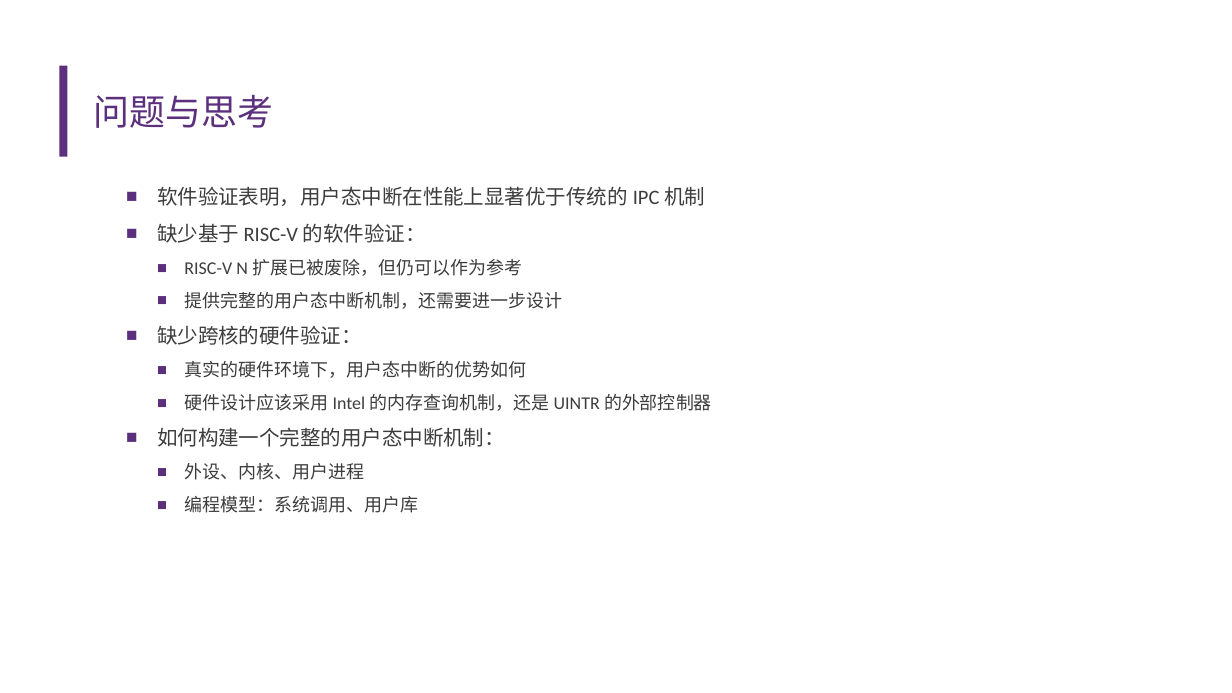
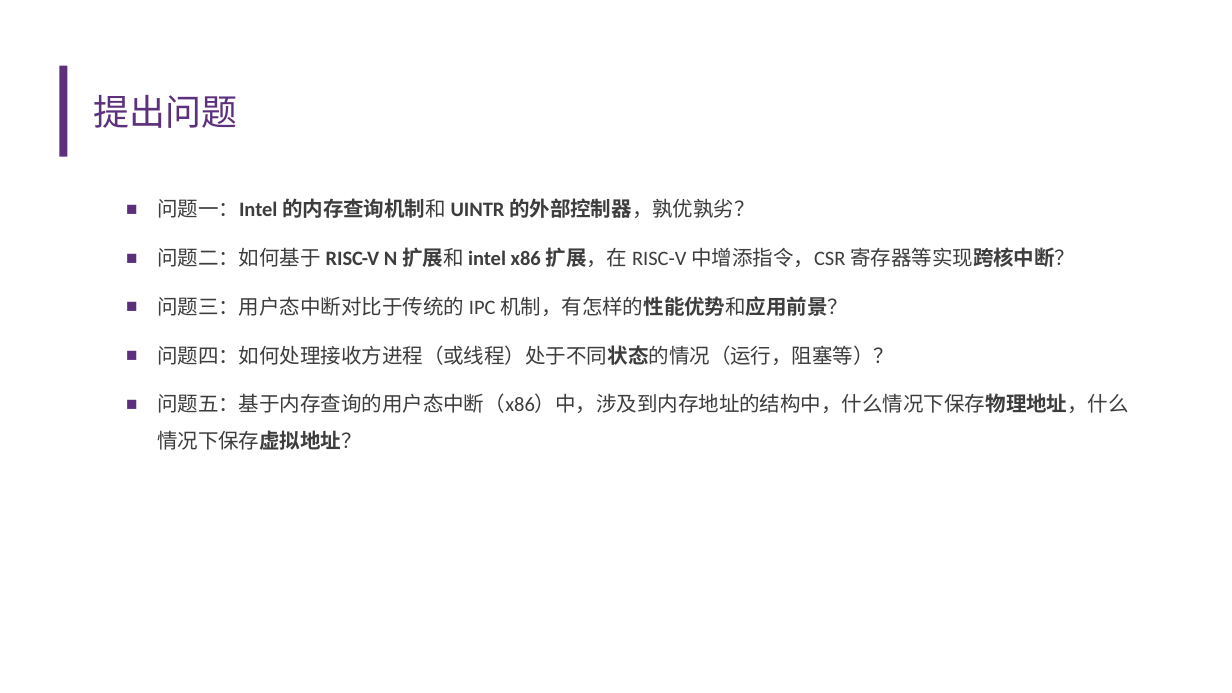
Before and after one commit to U-interrupt/uintr, a slide deck: slide 6 of doc/开题报告.pptx (slide 5 before the commit). Drawn at 1232x693 pixels with LibreOffice and Linux fonts; fonts in the diff are those of the drawing; background and template pictures are left out. Boxes give left, top, right and bottom in pixels: in the first picture for what was removed or moved away, otherwise in the second. Text is boxed around its words. In the diff, an @@ line names an element or a change of style, - is before the commit and + after.

```diff
--- a/doc/开题报告.pptx
+++ b/doc/开题报告.pptx
@@ title at <box>94,95,238,128</box>: text changed @@
-问题与思考
+提出问题
@@ text at <box>157,198,1129,450</box>: text changed; size 14 to 16 pt @@
-  ■ 软件验证表明，用户态中断在性能上显著优于传统的 IPC 机制
-  ■ 缺少基于 RISC-V 的软件验证：
-    ■ RISC-V N 扩展已被废除，但仍可以作为参考
-    ■ 提供完整的用户态中断机制，还需要进一步设计
-  ■ 缺少跨核的硬件验证：
-    ■ 真实的硬件环境下，用户态中断的优势如何
-    ■ 硬件设计应该采用 Intel 的内存查询机制，还是 UINTR 的外部控制器
-  ■ 如何构建一个完整的用户态中断机制：
-    ■ 外设、内核、用户进程
-    ■ 编程模型：系统调用、用户库
+  ■ 问题一：Intel 的内存查询机制和 UINTR 的外部控制器，孰优孰劣？
+  ■ 问题二：如何基于 RISC-V N 扩展和 intel x86 扩展，在 RISC-V 中增添指令，CSR 寄存器等实现跨核中断？
+  ■ 问题三：用户态中断对比于传统的 IPC 机制，有怎样的性能优势和应用前景？
+  ■ 问题四：如何处理接收方进程（或线程）处于不同状态的情况（运行，阻塞等）？
+  ■ 问题五：基于内存查询的用户态中断（x86）中，涉及到内存地址的结构中，什么情况下保存物理地址，什么情况下保存虚拟地址？
```
Also in this commit, not shown: 5 other slides changed, 5 slides added, 1 slide removed.
